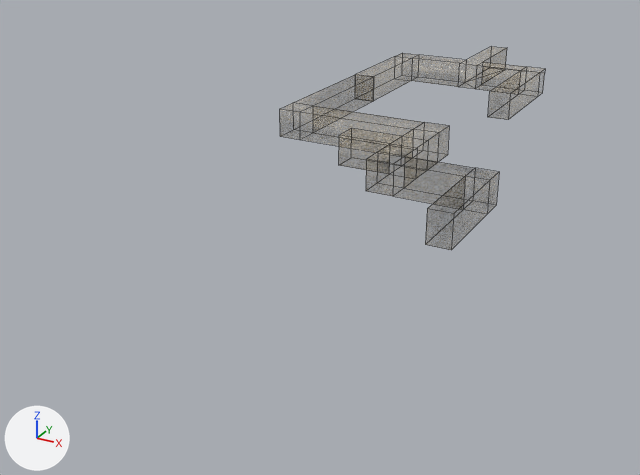
The FBX model Assets/DungeonMaps/Location.fbx: old version first, new version second.
The view is the same before and after, from a camera (50 mm lens) standing at (41.9, -126.5, 29.7) and looking at (-0.8, -49.0, -9.0). Arrows for +X, +Y and +Z are at lower left; the lights stay in place. Mesh edges are drawn as thin lines. Where no turn or scale is listed for an object, it has been applied to the vertices. Vertices at the same position are counted once.

In view in the first picture: 'Location'.
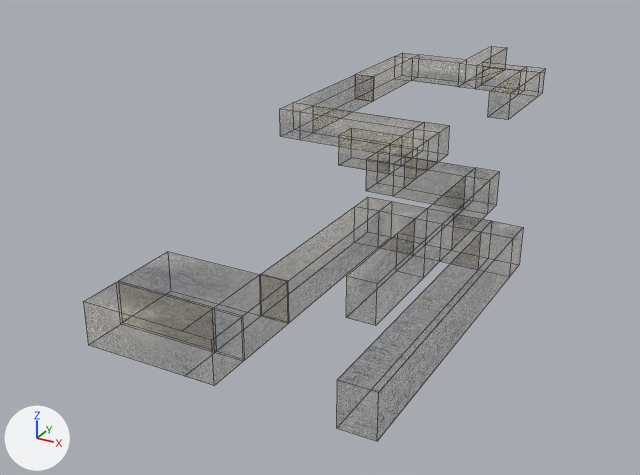
Where the change shows, as pixel boxes (x1, y1, x2, y2) in the pictures (640 x 475 px):
'Location', reshaped (74% wider, 94% taller): before (280, 47, 545, 250); after (83, 47, 545, 441)
part 1 of me_scene, built on: before (425, 209, 453, 250); after (83, 197, 523, 441)

The change, as a list of edits to the scene's bpy script:
```text
Change me_scene:
    used by ob_location; location = (0.0, 0.0, 0.0)
    remove me_scene.from_pydata(...)  # 91 vertices, 89 faces; spans x -11.3..18.4, y -60.6..6.8, z -1.7..1.7
    add me_scene.from_pydata(...)  # 151 vertices, 153 faces; spans x -11.3..24.4, y -87.8..6.8, z -1.7..1.7
    me_scene part 1
    1 face is deleted
    54 vertices are added at x 2.2..24.4, y -87.8..-60.6, z -1.7..1.7
    6 new vertices lie (0.0, -3.4, 0.0) away from vertices in x 2.2..12.7, y -84.2, z -1.7..1.7
    65 new faces join them
```
